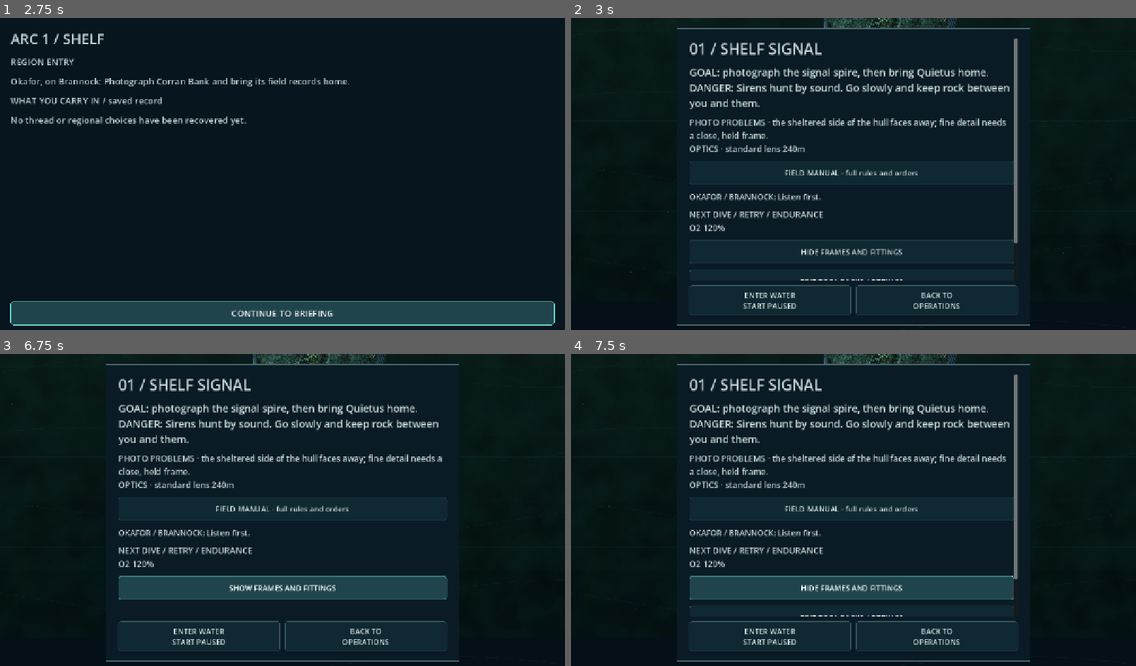
Above: before the commit, frames 1-4 (two rows, left to right).
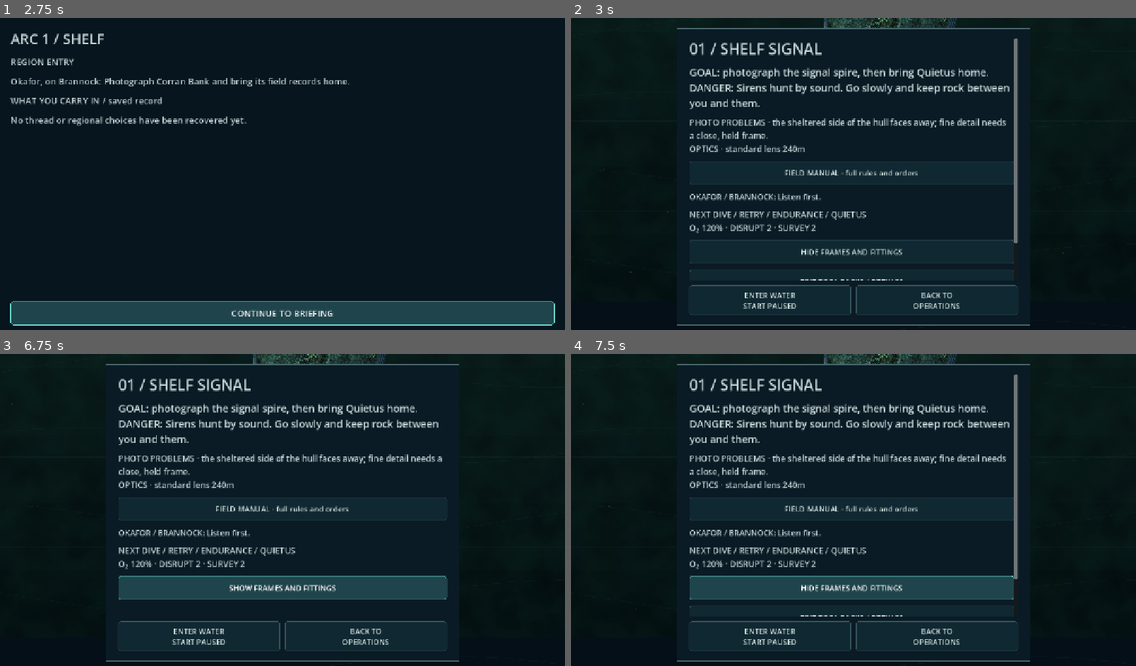
Above: after the commit, the same moments.

Repository: pemunson90-cmd/Siren-s-Song
Game: Godot game, scene res://scenes/main.tscn
Two runs of this game, one before a commit and one after it. Both use one fixed random seed, a clock stepped at 60 frames per second and the inputs below. Sound files missing from this copy of the repository are replaced by a short silence.
Inputs:
- Up to frame 1 (2.75 s): click "START GAME" at 0.5 s; click "CAMPAIGN" at 1.25 s; click "NEXT OPERATION" at 2 s
- Up to frame 2 (3 s): click "CONTINUE TO BRIEFING" at 2.75 s
- Up to frame 3 (6.75 s): click "BACK TO OPERATIONS" at 3.5 s; click "NEXT OPERATION" at 4.25 s; click "FIELD MANUAL · full rules and…" at 5 s; click "BACK TO BRIEFING" at 5.75 s; click "HIDE FRAMES AND FITTINGS" at 6.5 s
- Up to frame 4 (7.5 s): click "SHOW FRAMES AND FITTINGS" at 7.25 s

Frame 1 is identical in both runs. In frame 2, 0.4% of the frame differs, in the area x 22-53%, y 61-70%; in frame 3, 0.4%; in frame 4, 0.4%.

Commit message:
fix(ui): preserve launch stock and selected work captions
Restore compact Quietus launch confirmation, preserve tender decode and object-owned transmission refusals, and keep the chooser recipient visible.

Independent source review: /root/repair2_review approved tree 0405efaf891c6e01a6e252ac8153a592d4c244b6 against parent 4a21a9e0 and integration 05d09718. Focused validation: Import plus 2447 checks across 19 suites, zero failures.

Co-Authored-By: Claude Opus 5.5 <noreply@anthropic.com>

Diff:
--- a/game/src/presentation/flow/campaign_flow.gd
+++ b/game/src/presentation/flow/campaign_flow.gd
@@ -38,8 +38,8 @@
 	if not preload("res://src/presentation/ops_home/ops_home_table.gd").enabled and not host._campaign_pristine():host._button(host.panel_box,"ERASE PROGRESS · NEW CAMPAIGN",host._confirm_new_campaign,"new_campaign")
 	if not host.recovered_evidence.is_empty(): host._button(host.panel_box,"REVIEW FIELD RECORDS",func(): host._evidence_gallery(0),"evidence")
 	host._menu_text("Field records remain reviewable after loss or abandonment. Only successful extraction advances the campaign.",14)
-	var stock=host._loadout_stock(host.upgrade)
-	host._menu_text("NEXT DIVE / RETRY / %s\nO2 %d%%\n%s"%[host.upgrade.to_upper(),stock[0],preload("res://src/presentation/truthful_commands.gd").brief_stock(host.tool_racks)],15)
+	var copy=preload("res://src/presentation/truthful_commands.gd")
+	host._menu_text(copy.launch_stock(host),15)
 	var rows=["COMPARE: O₂ / DISRUPT / SURVEY"]
 	for choice in ["endurance","disruption","survey"]:
 		var supplies=host._loadout_stock(choice)
@@ -102,16 +102,15 @@
 	if not thermal_line.is_empty():host._menu_text(thermal_line,17)
 	preload("res://src/presentation/archive/voice_feed.gd").briefing(host,index)
 	if compact and not host._campaign_pristine() and not EconomyPanel.briefing_line(host).is_empty():host._menu_text(preload("res://src/presentation/launch_summary.gd").short(host),14)
-	var stock=host._loadout_stock(host.upgrade)
 	var fit_start=host.panel_box.get_child_count()
 	if not host._campaign_pristine() and not EconomyPanel.briefing_line(host).is_empty():host._menu_text(EconomyPanel.briefing_line(host),14)
 	# Audit 091 F10: later briefings compare costs and mounts; the opening briefing keeps fit details optional.
 	if index>0 and not compact and not host._campaign_pristine() and not EconomyPanel.briefing_line(host).is_empty():host._menu_text(preload("res://src/presentation/launch_summary.gd").text(host),14)
 	preload("res://src/presentation/crew/crew_view.gd").briefing(host,index)
-	# The opening goal/danger stays short; its existing FITTINGS entry owns stock detail.
-	var next_dive="NEXT DIVE / RETRY / %s\nO2 %d%%"%[host.upgrade.to_upper(),stock[0]]
-	if index>=3:next_dive+="\n"+preload("res://src/presentation/truthful_commands.gd").brief_stock(host.tool_racks)
-	host._menu_text(next_dive,17)
+	# The opening brief confirms Quietus stock; its FITTINGS entry owns the full per-craft list.
+	var copy=preload("res://src/presentation/truthful_commands.gd")
+	host._menu_text(copy.launch_stock(host),17)
+	if index>=3:host._menu_text(copy.brief_stock(host.tool_racks),14)
 	# Frames open after the first dive; recovered fittings appear once earned. A toggle folds them away.
 	if not compact:fit_start=host.panel_box.get_child_count()
 	# Keep the first briefing focused; fit details stay available in its existing optional fold.
--- a/game/src/presentation/truthful_commands.gd
+++ b/game/src/presentation/truthful_commands.gd
@@ -20,6 +20,10 @@
    counts.append("%s %d"%[Racks.label(id),int(racks.get(Racks.UNITS[unit],{}).get(id,0))])
   rows.append(Work.NAMES[unit]+": "+" / ".join(counts))
  return "\n".join(rows)
+
+static func launch_stock(host)->String:
+ var q=host.tool_racks.get("quietus",{})
+ return "NEXT DIVE / RETRY / %s / QUIETUS\nO₂ %d%% · DISRUPT %d · SURVEY %d"%[host.upgrade.to_upper(),host._loadout_stock(host.upgrade)[0],int(q.get("emp",0)),int(q.get("recon",0))]
 
 static func recovery_name(sim)->String:
  var names=[]
@@ -309,12 +313,17 @@
  hud.extra.glass_withdraw.tooltip_text="Quietus required" if sim.selected!=0 else "Needs MIDDLE" if q.band!=1 else "Fin …(234 unchanged characters)…
  hud.extra.glass_withdraw.disabled=not hud.extra.glass_withdraw.tooltip_text.is_empty()
  var context=sim.camera_context();var target=int(context.get("target",-1))
- if hud.page=="object" and Work.pinnable(hud.subject):target=int(hud.subject.index)
+ if hud.page=="object" and hud.subject.get("kind","")=="objective" and int(hud.subject.get("index",-1))>=0:target=int(hud.subject.index)
  var sites=sim.observable_sites()
- if target>=0 and target<sites.size() and preload("res://src/presentation/operation_instruments.gd").operation(sim,target).is_empty() and hud.host.order_buttons.camera.text not i …(94 unchanged characters)…
+ if target>=0 and target<sites.size() and preload("res://src/presentation/operation_instruments.gd").operation(sim,target).is_empty() and sites[target].get("site_id","")!="rendezvous" and hud.host.order_buttons.camera.text not i …(94 unchanged characters)…
   hud.host.order_buttons.camera.text=verb(sites[target])
  if target>=0 and target<sites.size() and sites[target].has("glass_effect"):
   for label in [hud.intent,hud.instrument_info,hud.host.detail_label]:label.text=label.text.replace("Camera exposure","Machinery work").replace("CAMERA exposure","Machinery work")
+ # A chosen transmission sector owns its refusal even when the generic camera
+ # currently resolves a different nearby receiver.
+ if target>=0 and target<sites.size() and sites[target].get("own_origin",false) and hud.host.order_buttons.camera.disabled:
+  var site=sites[target]
+  hud.host.order_buttons.camera.tooltip_text="Quietus required" if sim.selected!=0 else "Craft lost" if not u.alive else "Finish changing depth" if not u.transition.is_empty() else "Needs MIDDLE" if u.band!=1 else "Enter the charted transmission sector" if not site.get("origin_region",Rect2()).has_point(u.pos) else "Settle below 12m/s" if u.vel.length()>=12 else "Finish this craft's active work first"
  if hud.host.order_buttons.camera.disabled:
   if hud.host.order_buttons.camera.tooltip_text.is_empty():hud.host.order_buttons.camera.tooltip_text="Finish this craft's active work first" if camera_busy(sim) else str(context.get("text","Locate a site first"))
  var buttons=hud.extra.duplicate()
@@ -329,7 +338,7 @@
   if b.disabled and why.is_empty():why="Craft lost" if not u.alive else "Quietus required" if key=="all_stop" else "No local work available" if key.ends_with("route") else "Unavailable here"
   if key=="glass_withdraw":
    b.set_meta("truthful_reason",why);b.tooltip_text=why
-  else:reason_button(b,why,hud.text_scale>=1.5 and hud.host.advanced_orders)
+  else:reason_button(b,why,hud.text_scale>=1.5 and hud.host.advanced_orders and key!="choose_object")
  # ARRIVALS owns its sheet after all generic sampling/machinery status writes.
  if hud.page=="signals":hud.instrument_info.text=preload("res://src/presentation/expedition_view.gd").detail(sim,hud.subject.get("receiver",-1))
  # A grey tap owns the existing status line until a command changes the
--- a/game/src/presentation/work_task/work_task.gd
+++ b/game/src/presentation/work_task/work_task.gd
@@ -134,6 +134,7 @@
 
 # The shared work control names what this public site actually does.
 static func action_verb(o:Dictionary)->String:
+	if o.get("site_id","")=="rendezvous":return "DECODE"
 	if o.has("glass_effect"):return "WORK"
 	if o.get("kind","") in ["receiver","exchange"]:return "LISTEN" if o.kind=="receiver" else "DECODE"
 	if o.get("own_origin",false):return "TRANSMIT"
--- a/game/tests/resolution_controls_ui_tests.gd
+++ b/game/tests/resolution_controls_ui_tests.gd
@@ -31,7 +31,7 @@
   check(context.get("subkind","")=="transmission","known sector has explicit context, not a physical installation")
   await tap(g.ocean.global_position+g.ocean.screen_position(site.pos))
   check(g.advanced_orders and h.page=="object" and g.sim.snapshot()==before,"sector badge tap is observational and owns release")
-  check(g.order_buttons.camera.visible and g.order_buttons.camera.text=="TRANSMIT" and g.order_buttons.camera.disabled and …(117 unchanged characters)…
+  check(g.order_buttons.camera.visible and g.order_buttons.camera.text.get_slice("\n",0)=="TRANSMIT" and "charted transmission sector" in g.order_buttons.camera.tooltip_text and g.order_buttons.camera.disabled and …(117 unchanged characters)…
   h.dismiss();await settle()
   var water=Vector2(1900,1600);await tap(g.ocean.global_position+g.ocean.screen_position(water))
   check(not g.advanced_orders and not g.sim.route_goals().is_empty() and g.sim.route_goals()[0].pos.distance_to(water)<1.,"ordinary water inside the known sector still plots route")
@@ -75,6 +75,18 @@
   check(not load("res://src/presentation/expedition_view.gd").transmission_badge(g.ocean,site,g.ui_touch_height).has_area(),"offscreen info badge cannot leave a visible orphan label or invisible hit target")
   h.open("craft",{"kind":"craft","unit":0,"pos":g.sim.units[0].pos});await settle()
   before=g.sim.snapshot();var routes_before=g.sim.route_goals().duplicate(true)
+  # Staged own-craft depth fixtures: the selected sector must explain its own
+  # gate, preserving the model instead of borrowing a nearby receiver's refusal.
+  for band in [0,2]:
+   g.sim.units[0].band=band;var gate_before=g.sim.snapshot().duplicate(true)
+   h.open("object",context);await settle()
+   check(g.order_buttons.camera.disabled and g.order_buttons.camera.text.get_slice("\n",0)=="TRANSMIT" and g.order_buttons.camera.tooltip_text=="Needs MIDDLE" and g.sim.snapshot()==gate_before,"selected transmission sector names required MIDDLE without changing state from band %d"%band)
+  g.sim.units[0].band=1
+  check(g.sim.command("depth",{"band":0}),"transmission fixture starts an ordinary depth change")
+  var changing_before=g.sim.snapshot().duplicate(true)
+  h.open("object",context);await settle()
+  check(g.order_buttons.camera.disabled and g.order_buttons.camera.text.get_slice("\n",0)=="TRANSMIT" and g.order_buttons.camera.tooltip_text=="Finish changing depth" and g.sim.snapshot()==changing_before,"selected transmission sector names active depth change without changing state")
+  g.sim.units[0].transition={};h.open("craft");await settle()
   check(g.order_buttons.camera.text=="TRANSMIT" and not g.order_buttons.camera.disabled,"settled own craft offers TRANSMIT at chosen actual position")
   await click(g.order_buttons.camera)
   check(g.sim.capture_feedback().unit==0 and not g.advanced_orders and g.sim.paused and g.sim.route_goals()==routes_before,"separate actual action tap starts paused own work without a fallthrough route")
@@ -117,7 +129,7 @@
   check(load("res://src/presentation/receiver_scene.gd").applies(13,site),"own transmitter never renders a false Foundry optical scene")
   g._start_mission(12);g.ocean.fit_chart();g._layout();await settle();site=g.sim.observable_sites()[0]
   context=g.ocean.pick_context(g.ocean.screen_position(site.pos),g.ui_touch_height);h.open("object",context);await settle()
-  check(g.order_buttons.camera.text=="ACTUATE" and g.order_buttons.camera.disabled and h.extra.route_here.visible,"physical actuator exposes local ACTUATE and ordinary approach route")
+  check(g.order_buttons.camera.text.get_slice("\n",0)=="ACTUATE" and not g.order_buttons.camera.tooltip_text.is_empty() and g.order_buttons.camera.disabled and h.extra.route_here.visible,"physical actuator exposes local ACTUATE and ordinary approach route")
   h.open("inspect");await settle();check("optional" in h.instrument_info.text.to_lower() and "reception unknown" in h.instrument_info.text and "ACTUATE" in h.instrument_info.text,"actuator status discloses voluntary machinery cost without remote hearing knowledge")
   h.dismiss();g._start_mission(0);g._layout();await settle();check(not g.order_buttons.camera.disabled and g.order_buttons.camera.text=="PHOTO","tutorial photo action is restored after operation contexts")
   g.queue_free();await settle()
--- a/game/tests/truthful_commands_tests.gd
+++ b/game/tests/truthful_commands_tests.gd
@@ -95,6 +95,15 @@
  for child in g.panel_box.get_children():
   if child is Label:fitting_copy+=child.text+"\n"
  check(brief in fitting_copy,"opening fittings entry shows all per-craft counts including zero")
+ # The opening brief confirms actual Quietus stock without a text wall.
+ var stock_before=g.sim.snapshot().duplicate(true)
+ g._briefing(0);await frames()
+ var opening_copy=""
+ for child in g.panel_box.get_children():
+  if child is Label:opening_copy+=child.text+"\n"
+ check("QUIETUS\nO₂ 120% · DISRUPT 3 · SURVEY 0" in opening_copy,"opening brief confirms actual selected Quietus stock")
+ check(g.sim.snapshot()==stock_before,"reading launch stock preserves the active dive")
+ check(Work.action_verb({"site_id":"rendezvous","kind":"receiver"})=="DECODE","tender's receiver task keeps its authored decode verb")
  # Object-sheet ROUTE HERE must use the same work approach seam as the
  # dedicated Reach/Choir pages. No direct-to-centre fallback on those sheets.
  for subkind in ["glass_work","choir"]:
